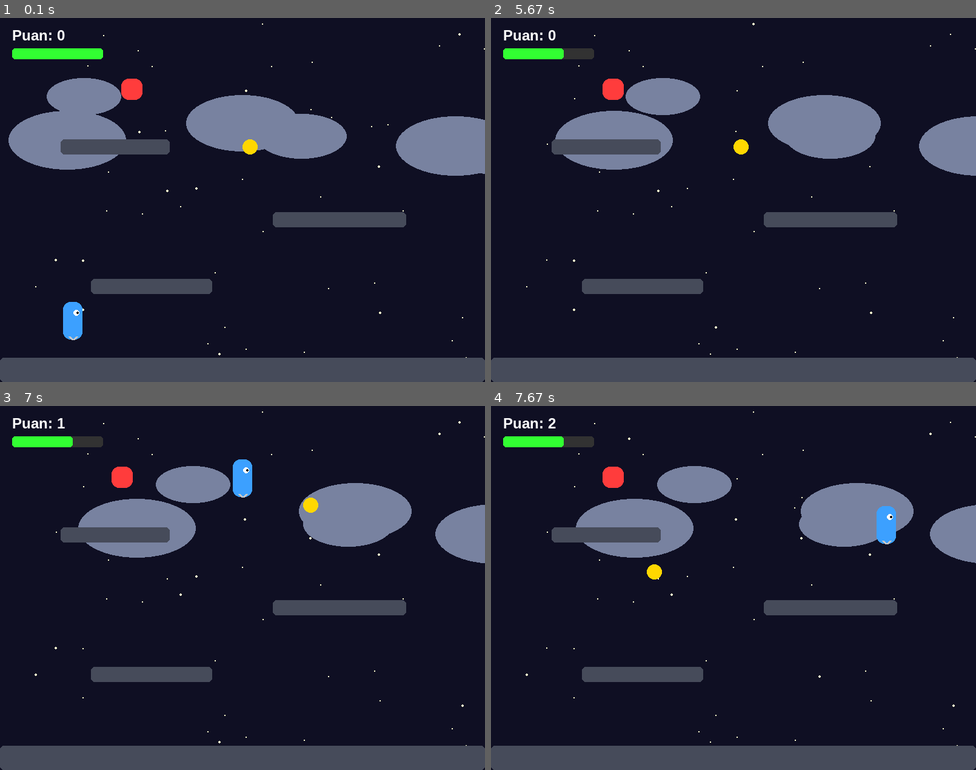
Above: before the commit, frames 1-4 (two rows, left to right).
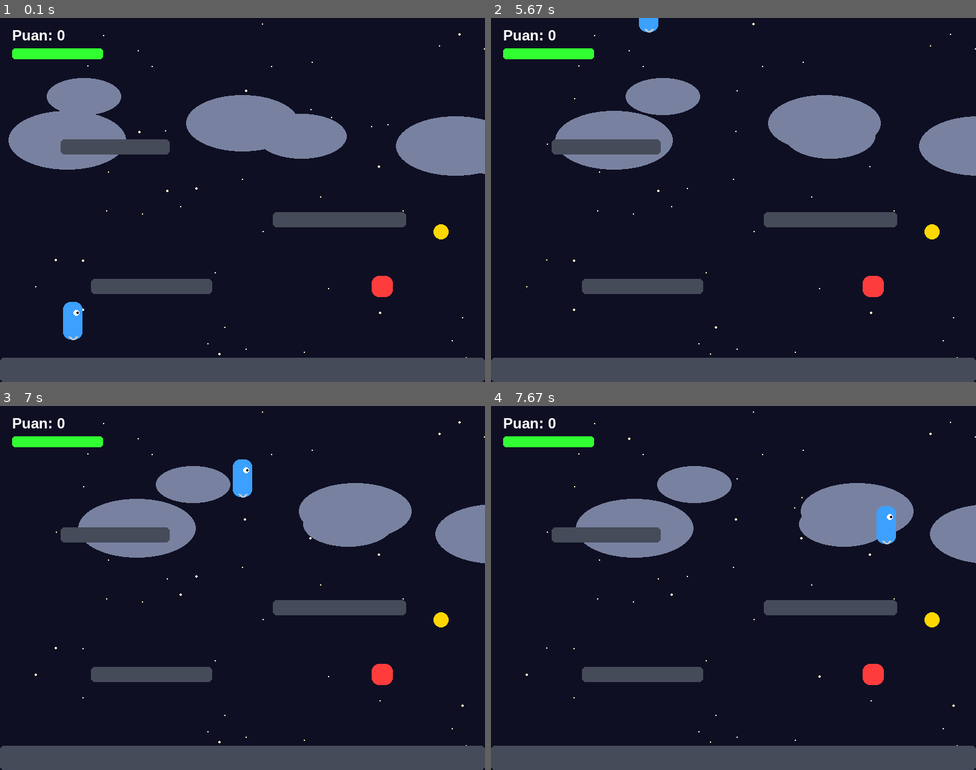
Above: after the commit, the same moments.

Repository: ikranarin/pygame_mini_game
Game: pygame game, started from PycharmProjects/Games/deneme1.py
Two runs of this game, one before a commit and one after it. Both use one fixed random seed, a clock stepped at 60 frames per second and the inputs below.
Inputs:
- Up to frame 1 (0.1 s): no input
- Up to frame 2 (5.67 s): hold Right 0.33-0.8 s; hold Right 0.83-1.3 s; tap Space at 0.9, 1.2, 1.4, 1.7, 1.97, 2.27, 2.4, 2.7, 3.07, 3.37, 3.57, 3.87, 4.07, 4.37, 4.57, 4.87, 5.13, 5.43, 5.57 s; hold Left 1.33-1.87 s; hold Left 1.9-2.3 s; hold Right 2.33-2.97 s; hold Left 3-3.47 s; hold Right 3.5-3.97 s; hold Right 4-4.47 s; hold Left 4.5-5.03 s; hold Left 5.07-5.47 s; hold Right from 5.5 s (still down)
- Up to frame 3 (7 s): tap Space at 5.87, 6.23, 6.53, 6.73 s; release Right at 6.13 s; hold Left 6.17-6.63 s; hold Right from 6.67 s (still down)
- Up to frame 4 (7.67 s): tap Space at 7.03, 7.23, 7.53 s; release Right at 7.13 s; hold Right 7.17-7.63 s

The runs differ from the first frame. In frame 1, 0.7% of the frame differs, in the area x 25-93%, y 16-77%; in frame 2, 1.0%, in the area x 14-93%, y 0-77%; in frame 3, 0.9%; in frame 4, 0.9%.

Commit message:
fix: add smart spawn logic to prevent platform overlaps.

Diff:
--- a/PycharmProjects/Games/deneme1.py
+++ b/PycharmProjects/Games/deneme1.py
@@ -59,7 +59,7 @@
             g, yk = 40, 50
             x_c, y_c = self.rect.x, self.rect.y
 
-            # Squash & Stretch
+            # Squash & Stretch (Esneklik)
             if not self.yerde_mi:
                 g -= 8;
                 yk += 12;
@@ -75,7 +75,7 @@
             pygame.draw.circle(ekran, (255, 255, 255), (int(gx), int(y_c + yk * 0.3)), 5)
             pygame.draw.circle(ekran, (0, 0, 0), (int(gx + self.bakis_yonu * 2), int(y_c + yk * 0.3)), 2)
 
-            # Bacaklar (Simetrik Düzeltme Dahil)
+            # Bacaklar (Simetrik ve Sabitlenmiş)
             ay_y = y_c + yk
             if self.yerde_mi:
                 s_off = (6 if self.anim_sayaci % 20 < 10 else 0) if self.kosuyor_mu else 4
@@ -91,12 +91,12 @@
     def __init__(self):
         pygame.init()
         self.ekran = pygame.display.set_mode((GENISLIK, YUKSEKLIK))
-        pygame.display.set_caption("OOP Platformer - Gelişmiş Görseller")
+        pygame.display.set_caption("Mavi Jöle - Profesyonel OOP")
         self.saat = pygame.time.Clock()
         self.font = pygame.font.SysFont("Arial", 24, bold=True)
         self.player = Player()
 
-        # Arka Plan Elemanları
+        # Arka Plan
         self.yildizlar = [[random.randint(0, GENISLIK), random.randint(0, YUKSEKLIK), random.random()] for _ in
                           range(60)]
         self.bulutlar = [[random.randint(0, GENISLIK), random.randint(40, 200), random.randint(120, 220),
@@ -108,22 +108,40 @@
             pygame.Rect(450, 320, 220, 25),
             pygame.Rect(100, 200, 180, 25)
         ]
-        self.altin = pygame.Rect(400, 200, 25, 25)
-        self.dusman = pygame.Rect(200, 100, 35, 35)
+
+        self.altin = pygame.Rect(0, 0, 25, 25)
+        self.dusman = pygame.Rect(0, 0, 35, 35)
+        self.yeni_konum(self.altin)
+        self.yeni_konum(self.dusman)
+
         self.running = True
         self.game_over = False
 
+    def yeni_konum(self, rect):
+        """Nesneyi platformların içine girmeyecek şekilde konumlandırır."""
+        gecerli = False
+        while not gecerli:
+            rect.x = random.randint(50, 750)
+            rect.y = random.randint(100, 450)
+            cakisma = False
+            for p in self.platforms:
+                # Platformdan 15px uzaklık kontrolü (padding)
+                if rect.inflate(30, 30).colliderect(p):
+                    cakisma = True
+                    break
+            if not cakisma: gecerli = True
+
     def reset(self):
         self.player = Player()
+        self.yeni_konum(self.altin)
+        self.yeni_konum(self.dusman)
         self.game_over = False
 
     def draw_background(self):
         self.ekran.fill(RENK_GOKYUZU)
-        # Yıldızlar
         for yildiz in self.yildizlar:
             p = math.sin(time.time() * 2 + yildiz[0]) * 0.5 + 0.5
             pygame.draw.circle(self.ekran, RENK_YILDIZ, (yildiz[0], yildiz[1]), int(yildiz[2] * 2 * p + 1))
-        # Bulutlar
         for b in self.bulutlar:
             b[0] += b[3]
             if b[0] > GENISLIK + b[2]: b[0] = -b[2]
@@ -144,14 +162,13 @@
 
         if self.player.rect.colliderect(self.altin):
             self.player.puan += 1
-            self.altin.x = random.randint(50, 750)
-            self.altin.y = random.randint(100, 450)
+            self.yeni_konum(self.altin)
 
         if self.player.hasar_suresi > 0: self.player.hasar_suresi -= 1
         if self.player.rect.colliderect(self.dusman) and self.player.hasar_suresi == 0:
             self.player.can -= 1
             self.player.hasar_suresi = 60
-            self.dusman.x = random.randint(50, 750)
+            self.yeni_konum(self.dusman)
             if self.player.can <= 0: self.game_over = True
 
     def run(self):
@@ -177,7 +194,7 @@
             pygame.draw.rect(self.ekran, RENK_DUSMAN, self.dusman, border_radius=12)
             self.player.draw(self.ekran)
 
-            # Can Barı ve UI
+            # Can Barı UI
             pygame.draw.rect(self.ekran, (50, 50, 50), (20, 50, 150, 18), border_radius=5)
             bw = (self.player.can / self.player.max_can) * 150
             pygame.draw.rect(self.ekran, (50, 255, 50) if self.player.can > 1 else (255, 50, 50), (20, 50, bw, 18),
@@ -186,9 +203,10 @@
 
             if self.game_over:
                 overlay = pygame.Surface((GENISLIK, YUKSEKLIK), pygame.SRCALPHA)
-                overlay.fill((0, 0, 0, 150))
+                overlay.fill((0, 0, 0, 180))
                 self.ekran.blit(overlay, (0, 0))
-                self.ekran.blit(self.font.render("GAME OVER - 'R' to Restart", True, (255, 255, 255)), (280, 280))
+                self.ekran.blit(self.font.render("OYUN BİTTİ - 'R' Restart | 'Q' Quit", True, (255, 255, 255)),
+                                (230, 280))
 
             pygame.display.flip()
             self.saat.tick(FPS)
